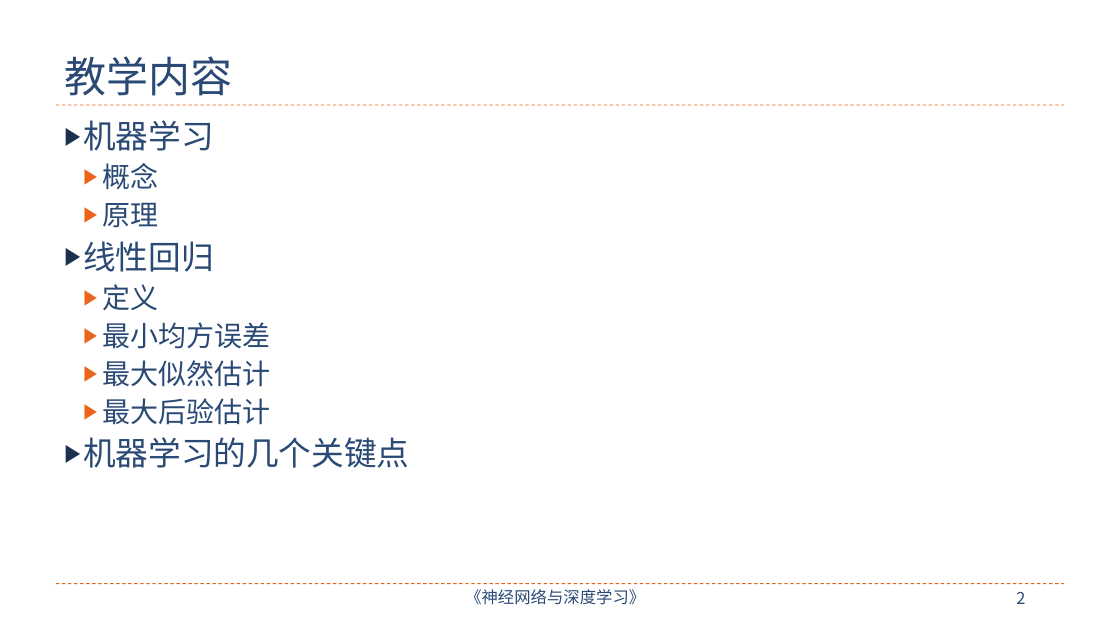
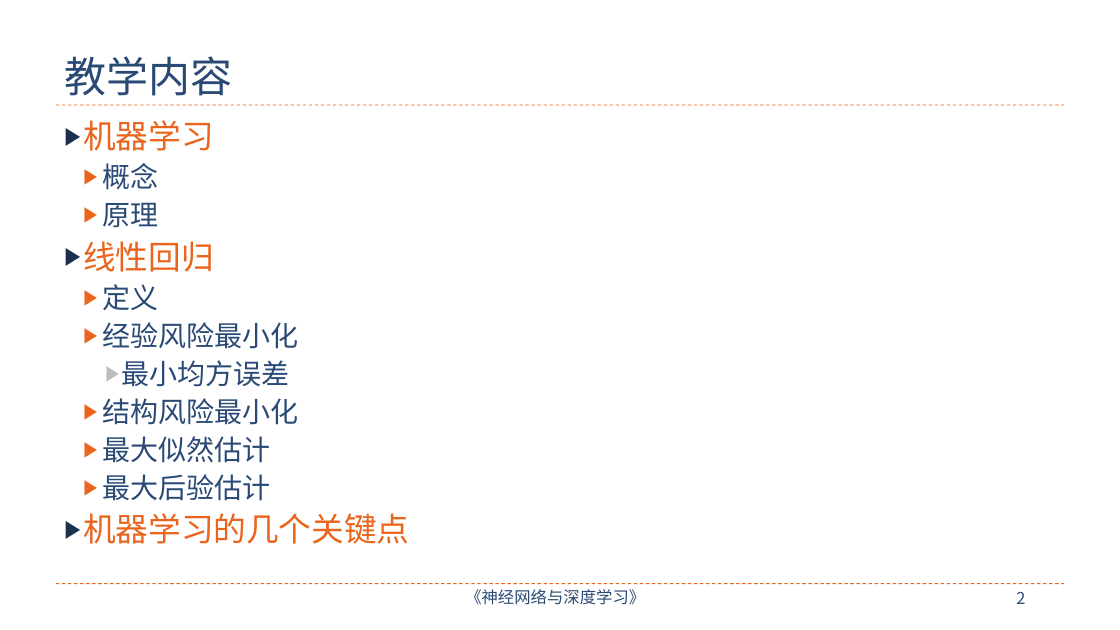
Before and after one commit to nndl/nndl.github.io, a slide deck: slide 2 of ppt/chap-机器学习概述.pptx. Drawn at 1120x630 pixels with LibreOffice and Linux fonts; fonts in the diff are those of the drawing. Boxes give left, top, right and bottom in pixels: in the first picture for what was removed or moved away, otherwise in the second. Text is boxed around its words. In the diff, an @@ line names an element or a change of style, - is before the commit and + after.

```diff
--- a/ppt/chap-机器学习概述.pptx
+++ b/ppt/chap-机器学习概述.pptx
@@ text at [83, 120, 409, 544]: text colour #2A4A75 to #EB641B in "机器学习", "线性回归", "机器学习的几个关键点"; list level 2 to 3 in "最小均方误差"; bullet colour #EB641B to #BCBCBC @@
@@ text at [102, 322, 298, 349]: paragraph added @@
+  ▶ 经验风险最小化
@@ text at [102, 398, 298, 425]: paragraph added @@
+  ▶ 结构风险最小化
```
Also in this commit, not shown: 24 other slides changed, 13 slides added, 2 other files.
